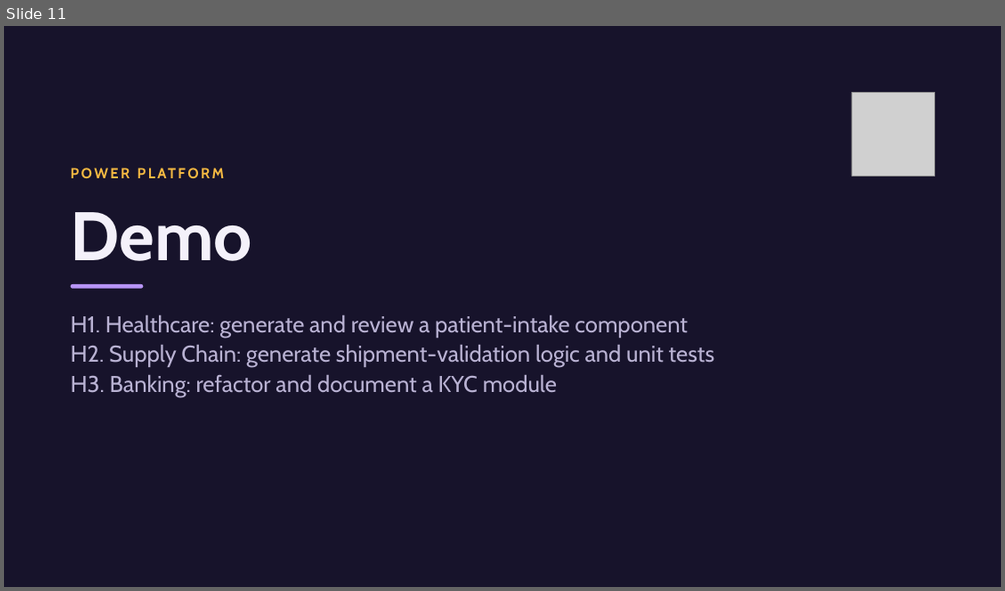
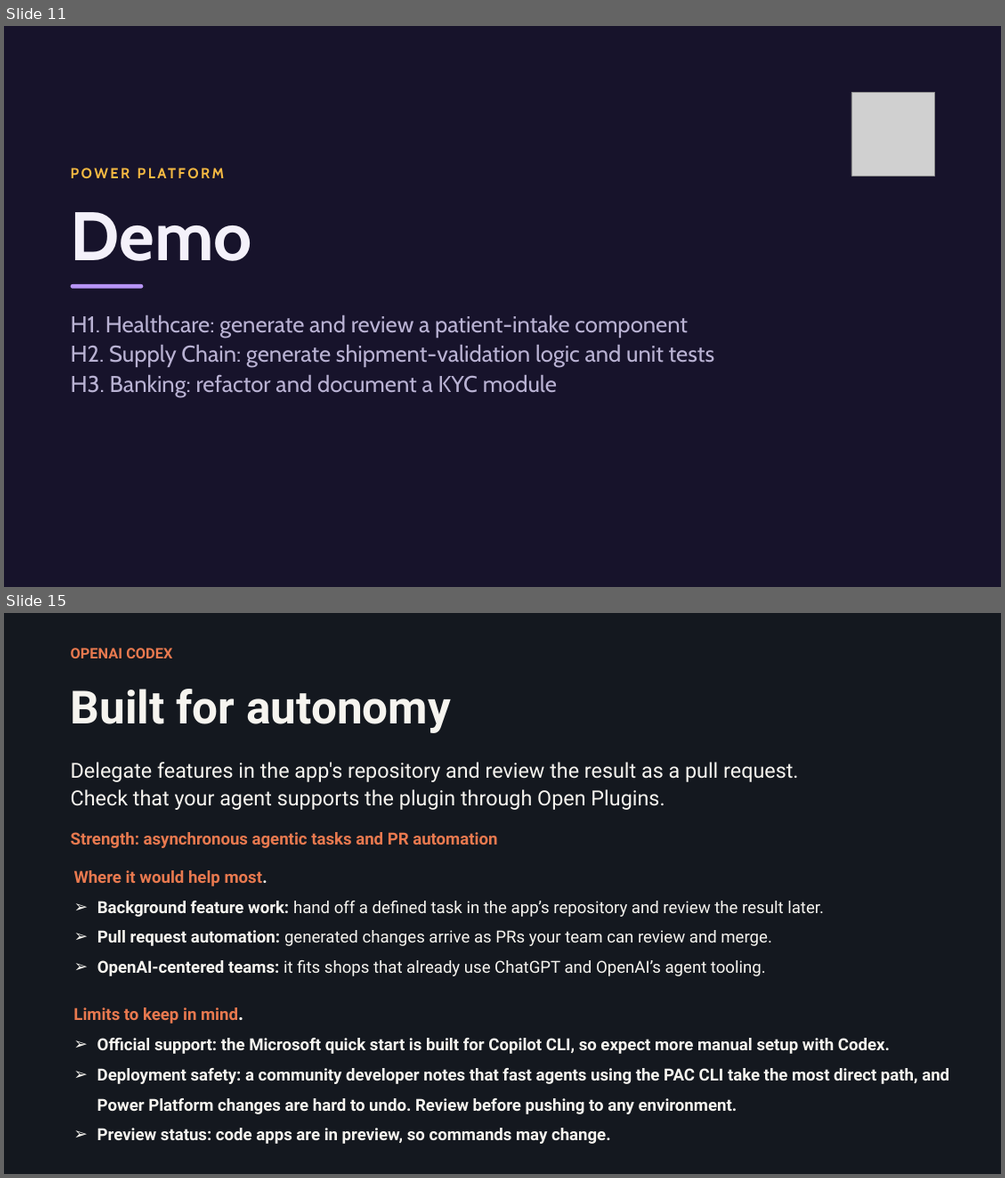
Before and after one commit to JPOWER4/Enterprise-Apps-Agents, a slide deck: Modeule 2 - Code Apps with Github Copilot.pptx. Shown one above the other, each under a label of ours: slide 11 before the commit, slides 11 and 15 after it; the slides between them are not shown. The pictures are 1005x591 and 1005x1178 pixels, drawn with LibreOffice and Linux fonts; fonts in the diff are those of the drawing; grey boxes stand for pictures. Boxes give left, top, right and bottom in pixels: in the first picture for what was removed or moved away, otherwise in the second. Text is boxed around its words. In the diff, an @@ line names an element or a change of style, - is before the commit and + after.

```diff
--- a/Modeule 2 - Code Apps with Github Copilot.pptx
+++ b/Modeule 2 - Code Apps with Github Copilot.pptx
@@ slide 15 added at [4,613,1001,1174], background #14181F @@
@@ text added at [71,648,172,658], 14 pt, text #E8794F, bold @@
+OPENAI CODEX
@@ title added at [71,689,451,733], 44 pt, text #F6F4EF, bold @@
+Built for autonomy
@@ text added at [71,762,798,810], 20 pt, text #F6F4EF @@
+Delegate features in the app's repository and review the result as a pull request. Check that your agent supports the plugin through Open Plugins.
@@ text added at [71,832,497,848], 16 pt, text #E8794F, bold @@
+Strength: asynchronous agentic tasks and PR automation
@@ text added at [74,870,824,976], 16 pt, text #F6F4EF @@
+Where it would help most.
+➢ Background feature work: hand off a defined task in the app’s repository and review the result later.
+➢ Pull request automation: generated changes arrive as PRs your team can review and merge.
+➢ OpenAI-centered teams: it fits shops that already use ChatGPT and OpenAI’s agent tooling.
@@ text added at [73,1007,949,1143], 16 pt, text #F6F4EF, bold @@
+Limits to keep in mind.
+➢ Official support: the Microsoft quick start is built for Copilot CLI, so expect more manual setup with Codex.
+➢ Deployment safety: a community developer notes that fast agents using the PAC CLI take the most direct path, and Power Platform changes are hard to undo. Review before pushing to any environment.
+➢ Preview status: code apps are in preview, so commands may change.
```
Also in this commit, not shown: 3 other slides added, 1 other file.
